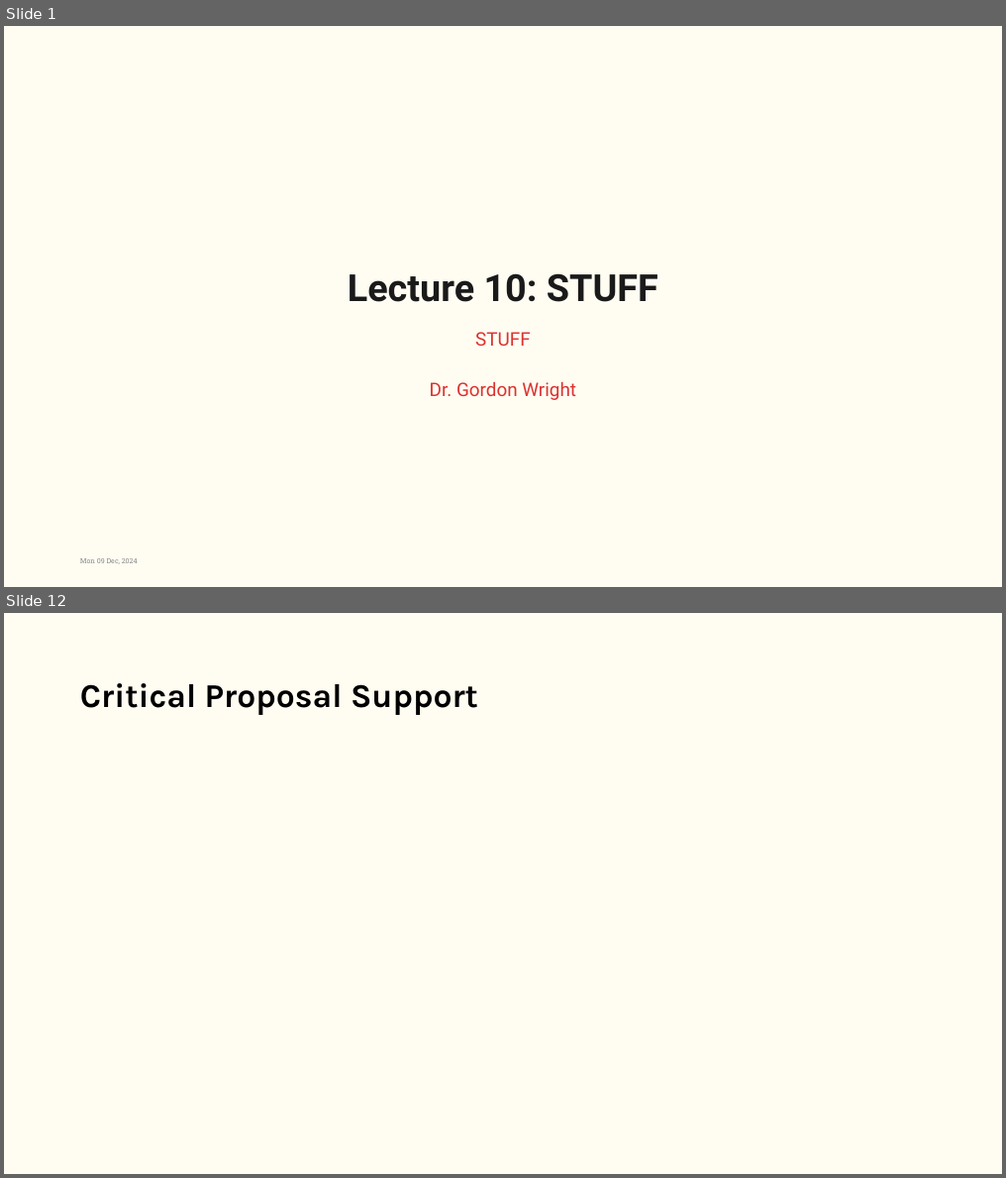
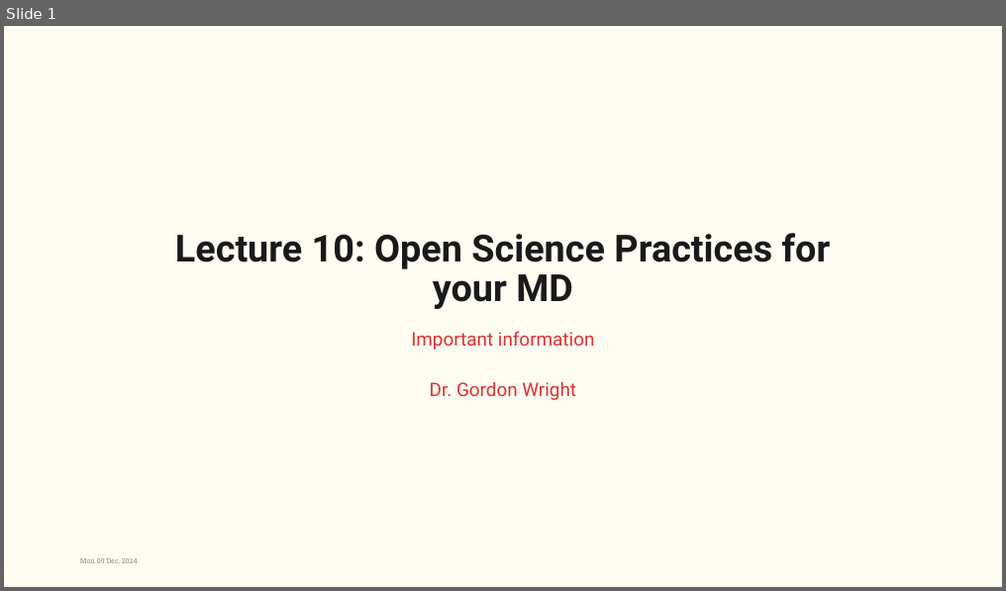
Before and after one commit to LittleMonkeyLab/PS52007Dslides, a slide deck: week10/lecture.pptx. Shown one above the other, each under a label of ours: slides 1 and 12 before the commit, slide 1 after it; the slides between them are not shown. The pictures are 1006x1178 and 1006x591 pixels, drawn with LibreOffice and Linux fonts; fonts in the diff are those of the drawing; background and template pictures are left out. Boxes give left, top, right and bottom in pixels: in the first picture for what was removed or moved away, otherwise in the second. Text is boxed around its words. In the diff, an @@ line names an element or a change of style, - is before the commit and + after.

```diff
--- a/week10/lecture.pptx
+++ b/week10/lecture.pptx
@@ slide 12 removed at (4, 613, 1002, 1174), background #FFFCF2 @@
@@ title removed at (80, 683, 478, 715) @@
-Critical Proposal Support
@@ slide 1 changed as well @@
@@ title at (175, 233, 831, 309): text changed @@
-Lecture 10: STUFF
+Lecture 10: Open Science Practices for your MD
@@ subtitle at (411, 331, 595, 400): text changed @@
-STUFF
-Dr. Gordon Wright
+Important information
+Dr. Gordon Wright
```
Also in this commit, not shown: 7 slides added, 19 other slides removed, 45 other files.
